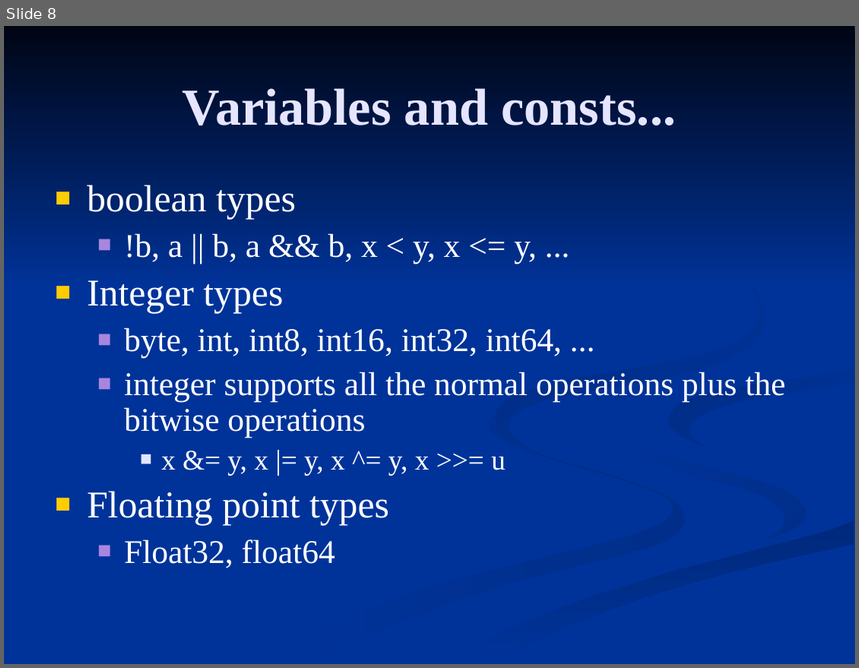
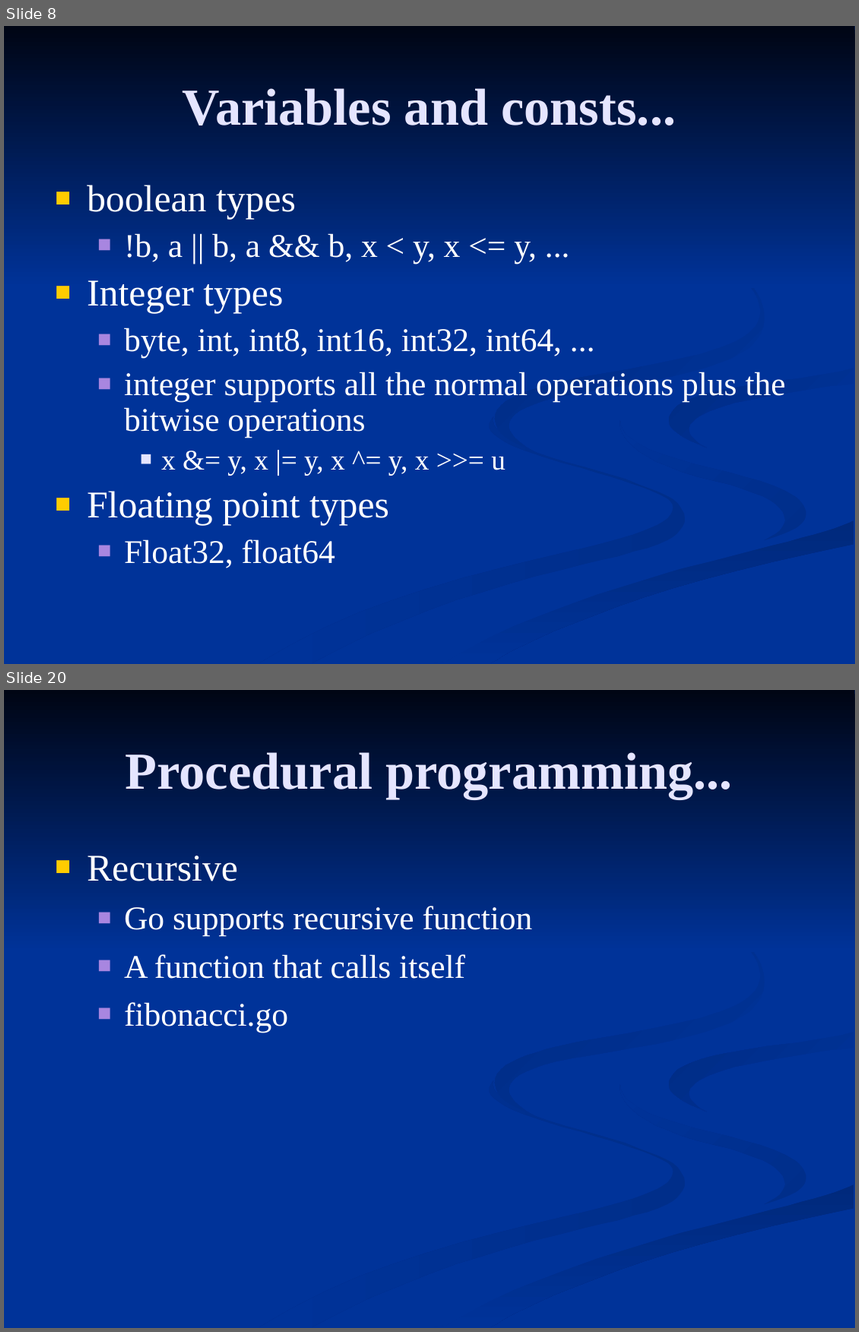
Before and after one commit to FrancoMelandri/GoLang, a slide deck: golang.ppt. Shown one above the other, each under a label of ours: slide 8 before the commit, slides 8 and 20 after it; the slides between them are not shown. The pictures are 859x668 and 859x1332 pixels, drawn with LibreOffice and Linux fonts; fonts in the diff are those of the drawing. Boxes give left, top, right and bottom in pixels: in the first picture for what was removed or moved away, otherwise in the second. Text is boxed around its words. In the diff, an @@ line names an element or a change of style, - is before the commit and + after.

```diff
--- a/golang.ppt
+++ b/golang.ppt
@@ slide 20 added at [4,690,855,1328], background #003399; not listed: 7 template elements that a slide beside it also shows @@
@@ title added at [126,752,733,799], 44 pt, text #E5E5FF, bold @@
+Procedural programming...
@@ text added at [87,856,533,1032], 28 pt, text #FFFFFF @@
+■ Recursive
+  ■ Go supports recursive function
+  ■ A function that calls itself
+  ■ fibonacci.go
```
Also in this commit, not shown: 1 slide changed, 12 other slides added, 9 other files.
